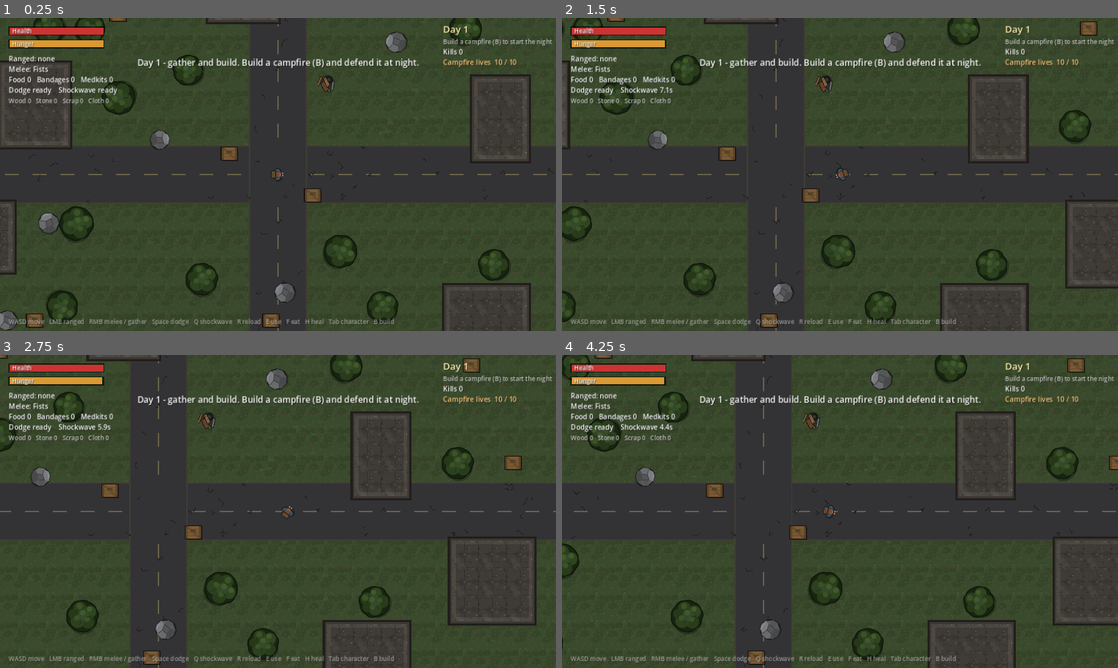
Above: before the commit, frames 1-4 (two rows, left to right).
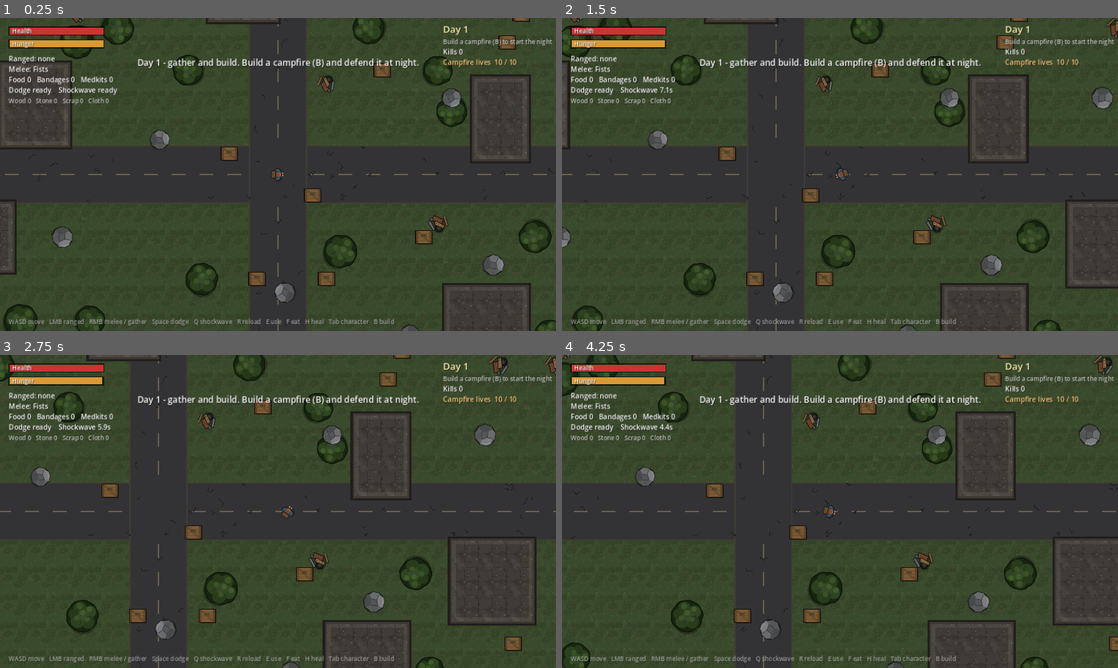
Above: after the commit, the same moments.

Repository: CptSyphilis/nightfall-
Game: Godot game, scene res://scenes/main.tscn
Two runs of this game, one before a commit and one after it. Both use one fixed random seed, a clock stepped at 60 frames per second and the inputs below.
Inputs (mouse positions are in pixels of both pictures, inside the frame that each line leads up to):
- Up to frame 1 (0.25 s): no input
- Up to frame 2 (1.5 s): tap Enter (restart) at 0.5 s; move the mouse to (962, 158) at 0.52 s; hold D (move_right) 0.53-1.25 s; tap Q (ability) at 0.6 s; click (962, 158) at 0.67 s; drag from (728, 190) to (812, 237) at 1.27 s
- Up to frame 3 (2.75 s): tap Enter (restart) at 2 s; move the mouse to (333, 442) at 2.02 s; hold D (move_right) from 2.03 s (still down); hold Mouse wheel down (build_next) from 2.03 s (still down)
- Up to frame 4 (4.25 s): release D (move_right) at 2.75 s; release Mouse wheel down (build_next) at 2.75 s; drag from (812, 574) to (673, 464) at 2.77 s; tap Enter (restart) at 3.5 s; move the mouse to (1006, 558) at 3.52 s; hold A (move_left) from 3.53 s (still down); hold Right mouse button (demolish) from 3.53 s (still down)

The runs differ from the first frame. In frame 1, 4.1% of the frame differs, in the area x 0-100%, y 0-100%; in frame 2, 3.9%; in frame 3, 3.6%; in frame 4, 3.8%.

Commit message:
Rarer ammo, arrows and zombie bags; bandages in loot; no medkits in loot; pistol can be found
Co-Authored-By: Claude Opus 5.5 <noreply@anthropic.com>
Claude-Session: https://claude.ai/code/session_01TRX34mMyiPJpagye9Z5d4b

Diff:
--- a/scripts/loot_crate.gd
+++ b/scripts/loot_crate.gd
@@ -9,24 +9,33 @@
 const TEX_BAG := preload("res://assets/bag.svg")
 
 
+## Loot chances. Change these numbers to make loot more or less common.
+const AMMO_SMALL := 3          # small bags: 0 to this many bullets
+const AMMO_BIG := 5            # big crates: 0 to this many bullets
+const ARROW_CHANCE := 0.10     # chance of finding 1-4 arrows
+const BANDAGE_CHANCE := 0.40   # chance of finding bandages (1, or 1-2 in big crates)
+const WEAPON_CHANCE := 0.08    # big crates only
+const WEAPONS := ["machete", "club", "bow", "pistol"]
+
+
 func setup(rng: RandomNumberGenerator, is_small: bool) -> void:
 	small = is_small
 	var roll := {
-		"ammo": rng.randi_range(0, 6 if small else 10),
+		"ammo": rng.randi_range(0, AMMO_SMALL if small else AMMO_BIG),
 		"food": rng.randi_range(0, 1 if small else 2),
 		"cloth": rng.randi_range(0, 2 if small else 3),
 		"scrap": rng.randi_range(0, 1 if small else 2),
-		"medkit": 1 if rng.randf() < 0.15 else 0,
-		"arrow": rng.randi_range(2, 6) if rng.randf() < 0.2 else 0,
+		"bandage": (1 if small else rng.randi_range(1, 2)) if rng.randf() < BANDAGE_CHANCE else 0,
+		"arrow": rng.randi_range(1, 4) if rng.randf() < ARROW_CHANCE else 0,
 	}
-	# Big crates sometimes hold a weapon.
-	if not small and rng.randf() < 0.08:
-		roll[["machete", "club", "bow"][rng.randi_range(0, 2)]] = 1
+	# Medkits are never found as loot. Craft them at a workbench.
+	if not small and rng.randf() < WEAPON_CHANCE:
+		roll[WEAPONS[rng.randi_range(0, WEAPONS.size() - 1)]] = 1
 	for id in roll:
 		if roll[id] > 0:
 			loot[id] = roll[id]
 	if loot.is_empty():
-		loot["ammo"] = 4
+		loot["cloth"] = 1
 
 
 func _ready() -> void:
--- a/scripts/main.gd
+++ b/scripts/main.gd
@@ -11,6 +11,7 @@
 const WORLD_SIZE := Vector2(3200, 3200)
 const SAFE_RADIUS := 320.0   # nothing spawns this close to the start point
 const CELL := 32.0           # the building grid; everything on the map lines up with it
+const ZOMBIE_DROP_CHANCE := 0.1   # chance a killed zombie drops a bag
 const CAMPFIRE_LIVES := 10   # zombies reaching the campfire cost one each; at 0 you lose
 
 const PlayerScript := preload("res://scripts/player.gd")
@@ -448,7 +449,7 @@
 
 func on_zombie_killed(z: Node2D) -> void:
 	kills += 1
-	if rng.randf() < 0.2:
+	if rng.randf() < ZOMBIE_DROP_CHANCE:
 		spawn_crate.call_deferred(z.global_position, true)
 
 
--- a/tests/test_runner.gd
+++ b/tests/test_runner.gd
@@ -759,6 +759,21 @@
 	game.lose_reason = ""
 	await clear_zombies()
 
+	# --- loot rates
+	var CrateScript = load("res://scripts/loot_crate.gd")
+	var totals := {}
+	for i in 2000:
+		var lc = CrateScript.new()
+		lc.setup(game.rng, i % 2 == 0)
+		for id in lc.loot:
+			totals[id] = totals.get(id, 0) + lc.loot[id]
+		lc.free()
+	check(totals.get("medkit", 0) == 0, "medkits are never found as loot")
+	check(totals.get("bandage", 0) > 0, "bandages can be found as loot")
+	check(totals.get("ammo", 0) / 2000.0 < 2.5, "ammo is rarer (%.1f per crate)" % (totals.get("ammo", 0) / 2000.0))
+	check(totals.get("arrow", 0) / 2000.0 < 0.4, "arrows are rarer (%.2f per crate)" % (totals.get("arrow", 0) / 2000.0))
+	check(game.ZOMBIE_DROP_CHANCE <= 0.1, "zombies drop bags less often")
+
 	# --- death
 	reset_player()
 	p.take_damage(1000)
